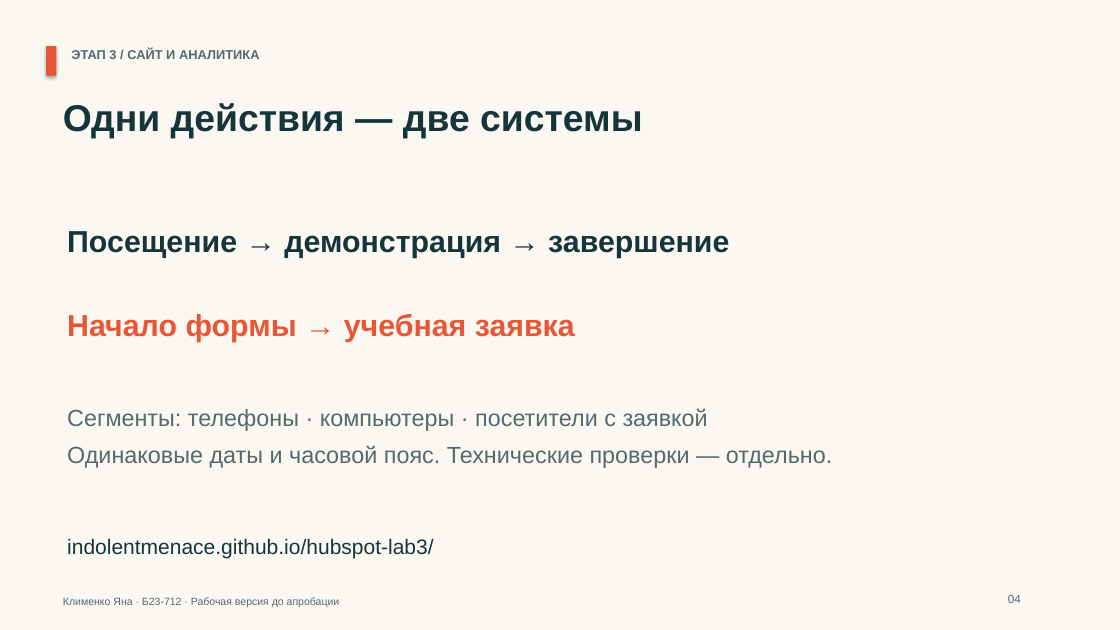
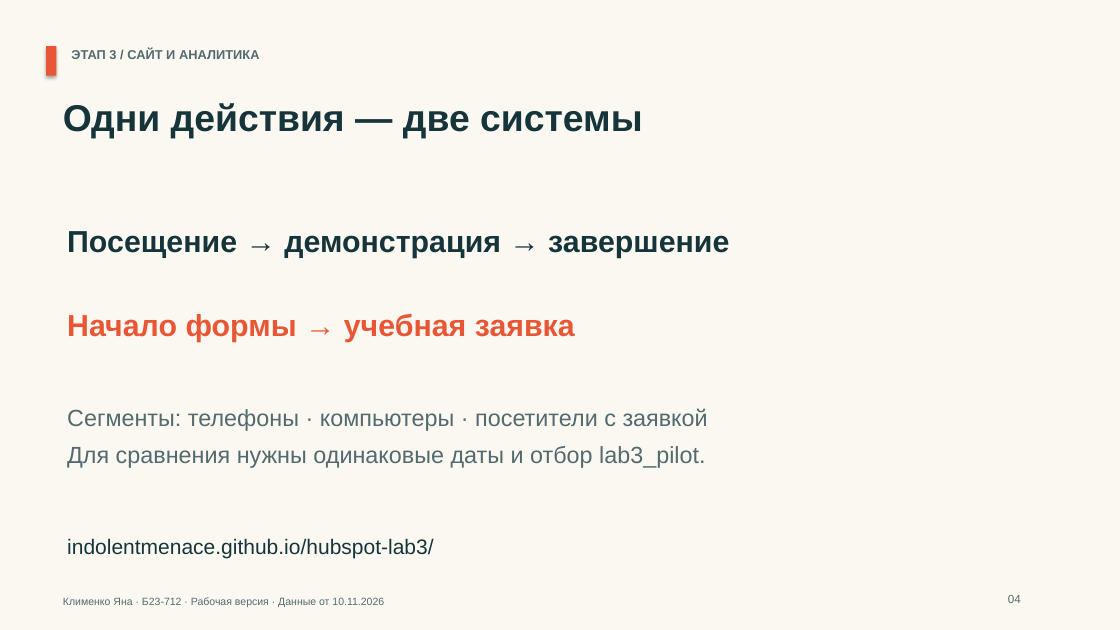
Before and after one commit to indolentmenace/hubspot-lab3, a slide deck: slide 4 of materials/LR3_HubSpot_presentation.pptx. Drawn at 1120x630 pixels with LibreOffice and Linux fonts; fonts in the diff are those of the drawing. Boxes give left, top, right and bottom in pixels: in the first picture for what was removed or moved away, otherwise in the second. Text is boxed around its words. In the diff, an @@ line names an element or a change of style, - is before the commit and + after.

```diff
--- a/materials/LR3_HubSpot_presentation.pptx
+++ b/materials/LR3_HubSpot_presentation.pptx
@@ text at (x1=67, y1=446, x2=705, y2=468): text changed @@
-Одинаковые даты и часовой пояс. Технические проверки — отдельно.
+Для сравнения нужны одинаковые даты и отбор lab3_pilot.
@@ text at (x1=63, y1=597, x2=384, y2=607): text changed @@
-Клименко Яна · Б23-712 · Рабочая версия до апробации
+Клименко Яна · Б23-712 · Рабочая версия · Данные от 10.11.2026
```
Also in this commit, not shown: 5 other slides changed, 1 slide added, 1 slide removed, 5 other files.
